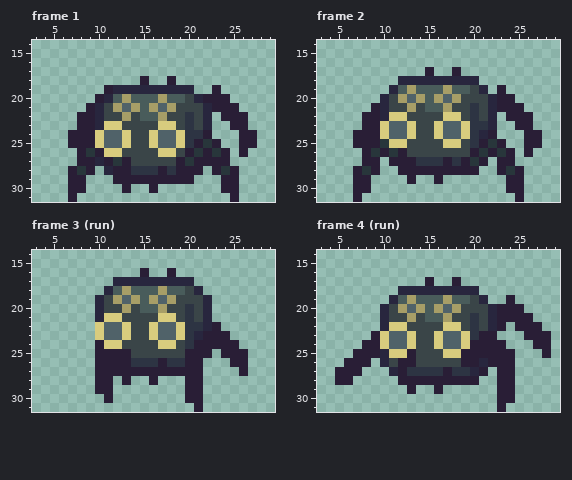
One commit to this pixel-art file: assets/sprites/enemy/spider/spider.aseprite. Above, as it was before the edit.
32x32 pixels, 8 frames. Colours within 5 levels of each other are drawn and written as one. Shown: frame 1: x 3..29, y 14..31; frame 2: x 3..29, y 14..31; frame 3 (run): x 3..29, y 14..31; frame 4 (run): x 3..29, y 14..31. The commit also changed other frames, which this record leaves out.
Once edited:
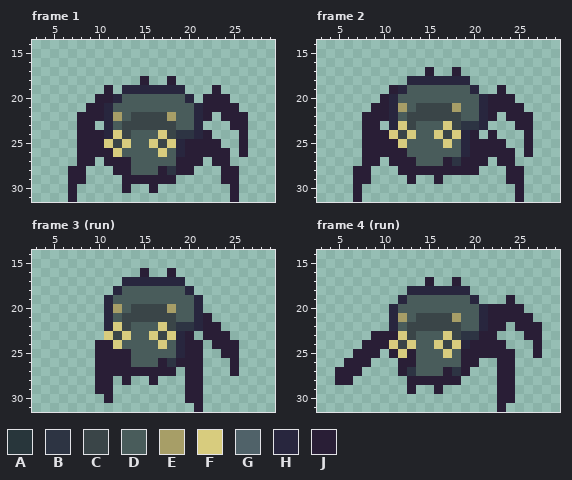
Palette (. is transparent): A #28363b  B #2d3443  C #3a4548  D #495c5b  E #a79e67  F #d8cc7e  G #506269  H #28263e  J #291e36
Change:
--- frame 1
@@ x 3..29 @@
 18 ............J..J...........
-19 ........JHHHHHHHHH..J......
-20 .......JHDEDDDEDDCHJJJ.....
-21 ......JHCEGEDEGECCCHJJJ....
-22 .....JJHCCECDDECCBCH.JJJ...
-23 .....JJHFFCCCCFFCBCH..JJ...
-24 ....JJJFGGFCCFGGFBBJ...JJ..
-25 ....JJJFGGFCCFGGFBJAJ..JJ..
-26 .....JAJFFCCCCFFCJAJAJ.J...
-27 .....JJHJAJCCCCCJAJJJJ.....
-28 ....JAJ.HJJBBBJBJJJ.JAJ....
-29 ....JJ...JJJJJJJJJ...JJ....
-30 ....JJ....J..J.......JJ....
+19 ........J.HHHHHHH...J......
+20 .......JJHDDDDDDDH.JJJ.....
+21 ......JJHDDDDDDDDDHJJJJ....
+22 .....JJJHEDCCCCEDDHJ.JJJ...
+23 .....JJ.HDCCCCCCDDH...JJ...
+24 .....JJJHFCDDDFCBBHJ...J...
+25 .....JJJFCFDDFCFHJJJJ..J...
+26 .....JJJJFDDDDFDHJJJJJ.J...
+27 .....JJ.JJJDDDDDJJJ.JJ.....
+28 ....JJ...JJDDDJBJJ...JJ....
+29 ....JJ....JJJJJJ.....JJ....
+30 ....J.....J..J........J....
 31 ....J.................J....
--- frame 2
@@ x 3..29 @@
 17 ............J..J...........
-18 .........HHHHHHHHH.........
-19 ........HDEDDDEDDCH.J......
-20 .......HCEGEDEGECCCHJJ.....
-21 ......JHCCECDDECCBCHJJJ....
-22 .....JJHFFCCCCFFCBCH.JJJ...
-23 .....JJFGGFCCFGGFBBH..JJ...
-24 ....JJJFGGFCCFGGFBHJ...JJ..
-25 ....JJJAFFCCCCFFCBJAJ..JJ..
-26 .....JAJAJCCCCCCCJAJAJ.J...
-27 .....JJ.JJJBBBJBJAJ.JJ.....
-28 ....JAJ..JJJJJJJJJ..JAJ....
+18 ..........HHHHHHH..........
+19 ........JHDDDDDDDH..J......
+20 .......JHDDDDDDDDDHJJJ.....
+21 ......JJHEDCCCCEDDHJJJJ....
+22 .....JJJHDCCCCCCDDHJ.JJJ...
+23 .....JJ.HFCDDDFCBBH...JJ...
+24 .....JJJFCFDDFCFHJ.J...J...
+25 .....JJJJFDDDDFDHJJJJ..J...
+26 .....JJJJJDDDDDDHJJJJJ.J...
+27 .....JJ.JJJDDDJBJJJ.JJ.....
+28 ....JJ...JJJJJJJJJ...JJ....
 29 ....JJ....J..J.......JJ....
-30 ....JJ...............JJ....
+30 ....J.................J....
 31 ....J.................J....
--- frame 3 (run), layers "eyes", "body", "legs back"
@@ x 3..29 @@
 16 ............J..J...........
-17 .........HHHHHHHHH.........
-18 ........HDEDDDEDDCH........
-19 .......HCEGEDEGECCCH.......
-20 .......HCCECDDECCBCH.......
-21 .......HFFCCCCFFCBCH.......
-22 .......FGGFCCFGGFBBHJ......
-23 .......FGGFCCFGGFBHJJJ.....
-24 .......JFFCCCCFFCBJJJJJ....
-25 .......JJJJCCCCCCJJJ.JJJ...
-26 .......JJJJBBBJBBJJ...JJ...
-27 .......JJJJJJJJJJJJ....J...
+17 ..........HHHHHHH..........
+18 .........HDDDDDDDH.........
+19 ........HDDDDDDDDDH........
+20 ........HEDCCCCEDDH........
+21 ........HDCCCCCCDDHJ.......
+22 ........HFCDDDFCBBHJJ......
+23 ........FCFDDFCFHJ.JJJ.....
+24 .......JJFDDDDFDHJJ.JJJ....
+25 .......JJJJDDDDDHJJ..JJ....
+26 .......JJJJDDDJBJJJ...J....
+27 .......JJJJJJJJJ.JJ...J....
 28 .......JJ.J..J...JJ........
--- frame 4 (run), layers "eyes", "body", "legs back"
@@ x 3..29 @@
 17 ............J..J...........
-18 .........HHHHHHHHH.........
-19 ........HDEDDDEDDCH..J.....
-20 .......HCEGEDEGECCCHJJJ....
-21 .......HCCECDDECCBCHJJJJ...
-22 .......HFFCCCCFFCBCHJ.JJJ..
-23 ......JFGGFCCFGGFBJJ...JJJ.
-24 .....JJFGGFCCFGGFJJJJ...JJ.
-25 ....JJJHFFJCCCFFJJJJJJ...J.
-26 ...JJJ.HCJJCCCCCJJHJJJ.....
-27 ..JJJ...HJBBBBJBBHJ.JJ.....
-28 ..JJ.....JJJJJJJJJ..JJ.....
+18 ..........HHHHHHH..........
+19 .........HDDDDDDDH...J.....
+20 ........HDDDDDDDDDHJJJJ....
+21 ........HEDCCCCEDDHJJJJJ...
+22 ........HDCCCCCCDDHJJ.JJJ..
+23 ......JJJFCDDDFCBBJJ...JJ..
+24 .....JJJFCFDDFCFHJJJJ...J..
+25 ....JJJ.JFJDDDFDJJJJJJ..J..
+26 ...JJJ...JJDDDDDJJ..JJ.....
+27 ..JJJ....JBDDDJBJ...JJ.....
+28 ..JJ......JJJJJJ....JJ.....
 29 ..........J..J......JJ.....
Boxes around the changes in both pictures, in picture pixels (x1, y1, x2, y2):
changed: (68, 85, 257, 193)
changed: (353, 76, 542, 193)
changed: (95, 277, 248, 376)
changed: (380, 286, 497, 385)
changed: (533, 331, 551, 358)
